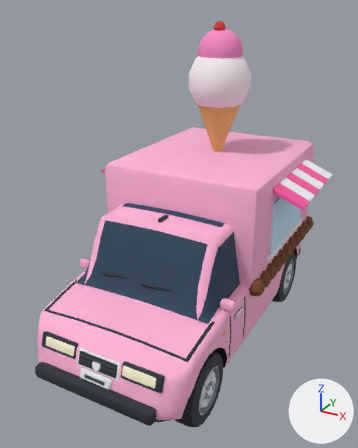
A saved change to the glTF model public/models/cars/special-icecream.glb.
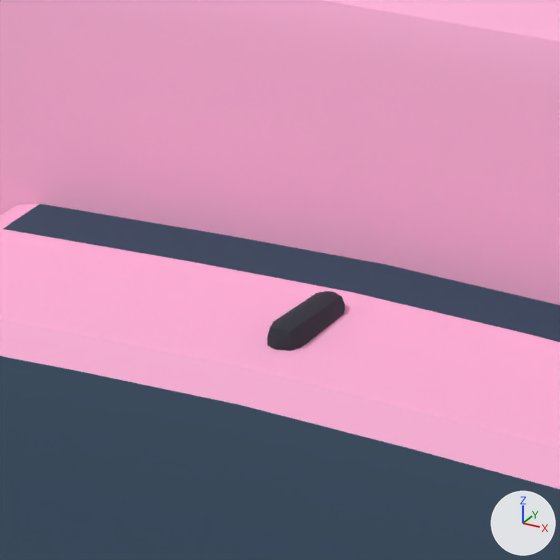
The first picture shows the older version from a 50 mm camera at (28.86, -4.48, 3.61) aimed at (26.48, -0.14, 1.44). The close-ups show the older and then the newer version on the part from 34% to 55% of the width and 39% to 56% of the height of that picture. Only the edits that show in the close-ups are written down. Lighting does not change. The marker at lower right points along +X, +Y and +Z. Where no turn or scale is listed for an object, it has been applied to the vertices. Vertices at exactly the same position are counted once.

In view in the first close-up: 'icecream_mesh'.
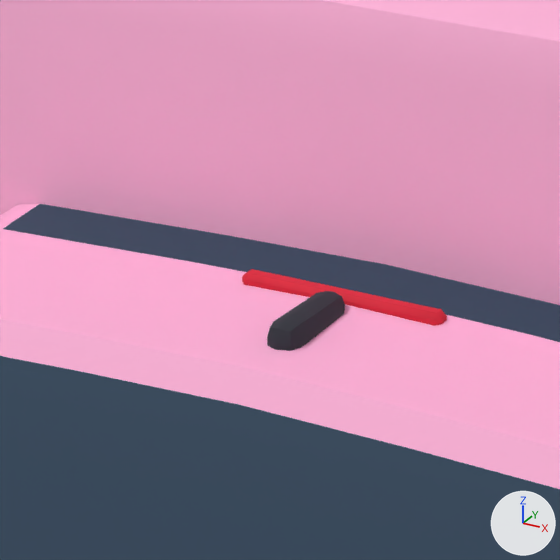
What differs and where, as boxes [x1, y1, x2, y2] in the close-ups (560 x 560 px):
part 1 of me_icecream_mesh, added (red): after [242, 269, 447, 326]

The edits, one by one:
me_icecream_mesh is used by ob_icecream_mesh; location (26.5, 0.016, 1.871).
me_icecream_mesh had 3293 vertices, 6312 faces and spanned x -1.24..1.24, y -1.87..1.87, z -1.6..1.6.
me_icecream_mesh now has 3525 vertices, 6732 faces and spans x -1.24..1.24, y -1.87..1.87, z -1.6..1.6.
me_icecream_mesh part 1: 24 vertices added at x -0.16..0.16, y -0.45..-0.42, z -0.24..-0.21.
Other edits to the shape of me_icecream_mesh do not show in these pictures.
